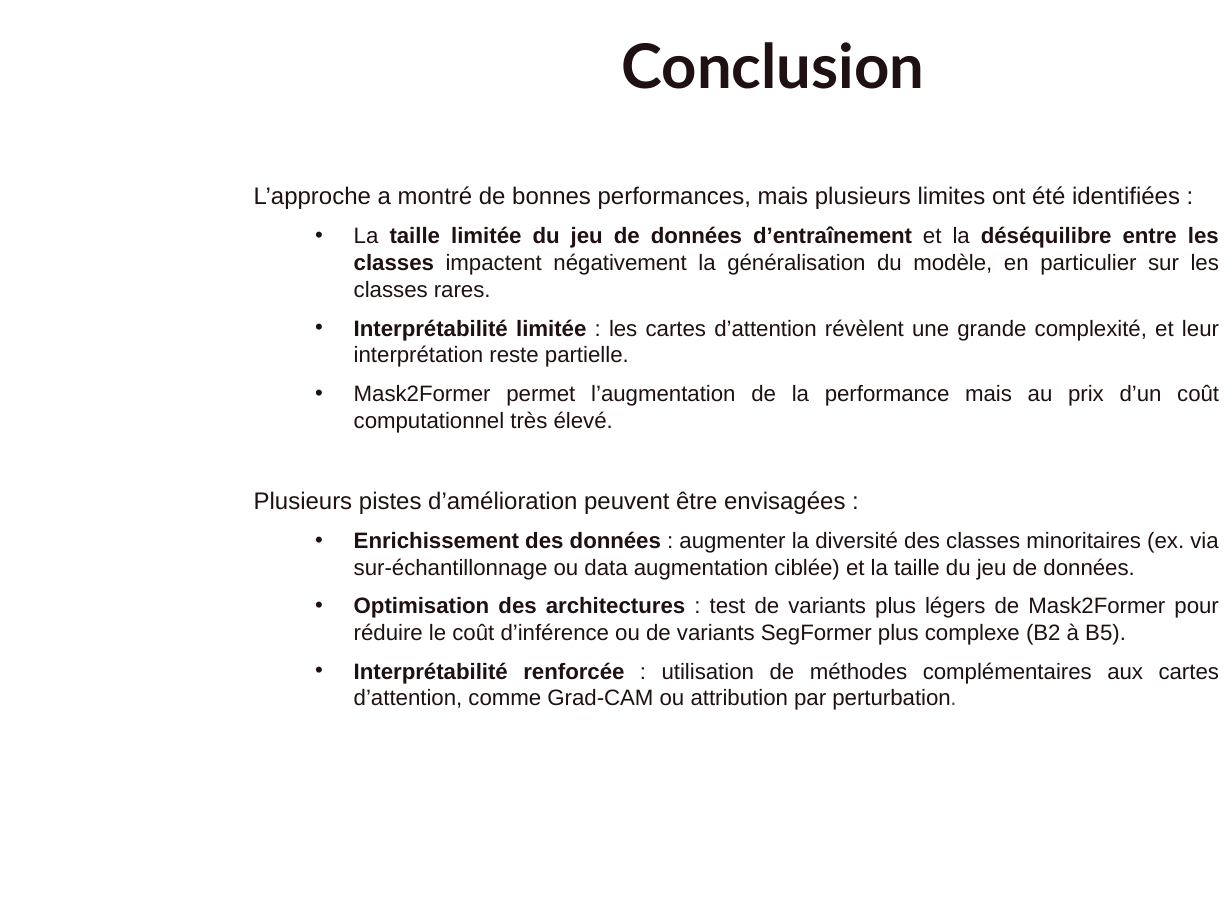
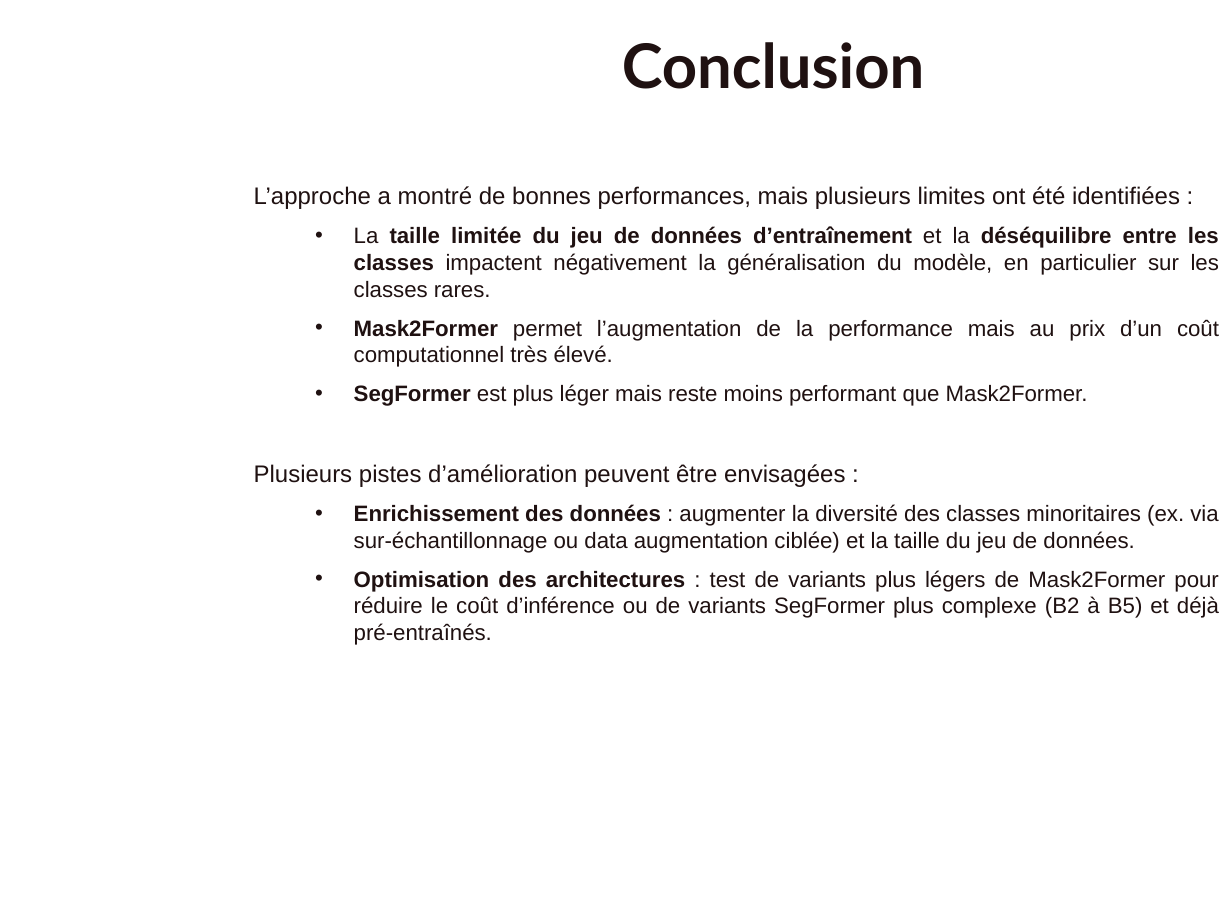
Before and after one commit to CelineLesur/OCR_IAEngineer_Projet9, a slide deck: slide 15 of presentation_p9.odp. Drawn at 1232x924 pixels with LibreOffice and Linux fonts; fonts in the diff are those of the drawing; background and template pictures are left out. Boxes give left, top, right and bottom in pixels: in the first picture for what was removed or moved away, otherwise in the second. Text is boxed around its words. In the diff, an @@ line names an element or a change of style, - is before the commit and + after.

```diff
--- a/presentation_p9.odp
+++ b/presentation_p9.odp
@@ text at (354, 319, 1219, 367): paragraph removed @@
-  • Interprétabilité limitée : les cartes d’attention révèlent une grande complexité, et leur interprétation reste partielle.
@@ text at (354, 319, 1219, 367): bold on in "Mask2Former" @@
@@ text at (354, 384, 1088, 406): paragraph added @@
+  • SegFormer est plus léger mais reste moins performant que Mask2Former.
@@ text at (354, 570, 1219, 645): text changed @@
-  • Optimisation des architectures : test de variants plus légers de Mask2Former pour réduire le coût d’inférence ou de variants SegFormer plus complexe (B2 à B5).
-  • Interprétabilité renforcée : utilisation de méthodes complémentaires aux cartes d’attention, comme Grad-CAM ou attribution par perturbation.
+  • Optimisation des architectures : test de variants plus légers de Mask2Former pour réduire le coût d’inférence ou de variants SegFormer plus complexe (B2 à B5) et déjà pré-entraînés.
```
